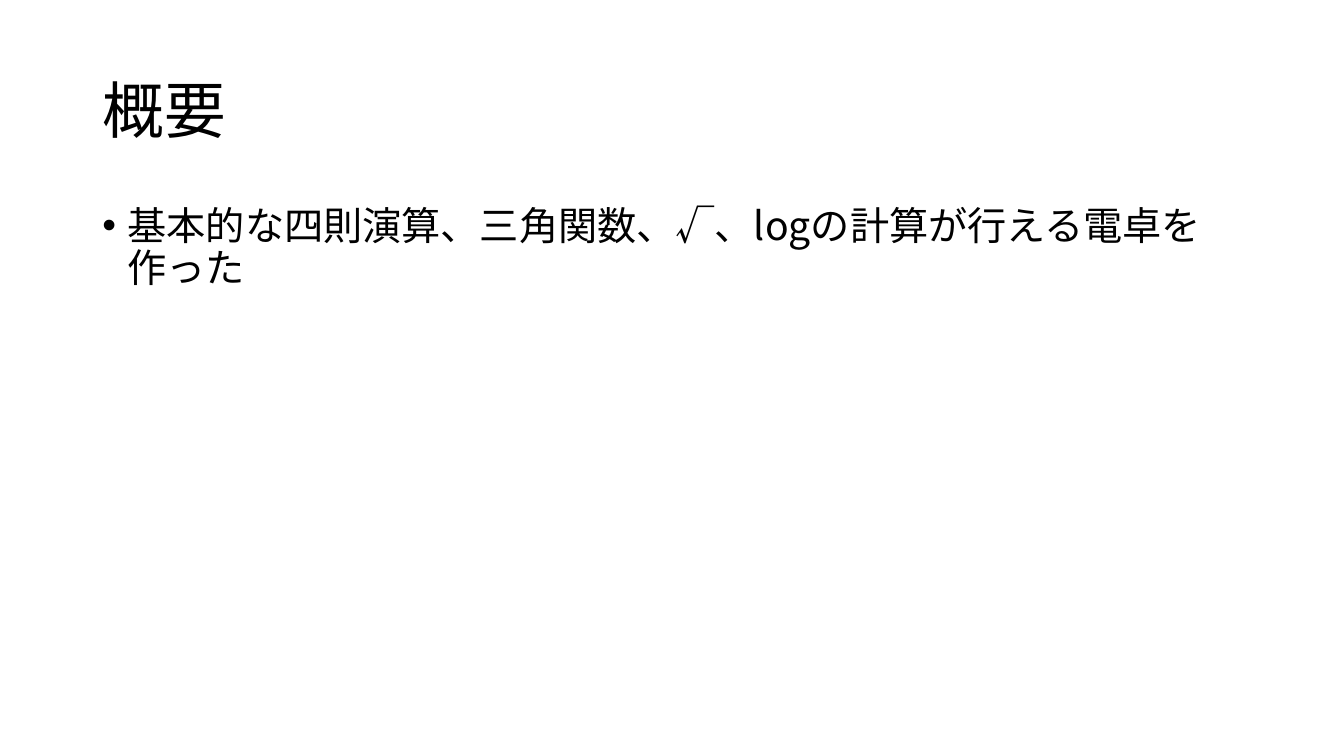
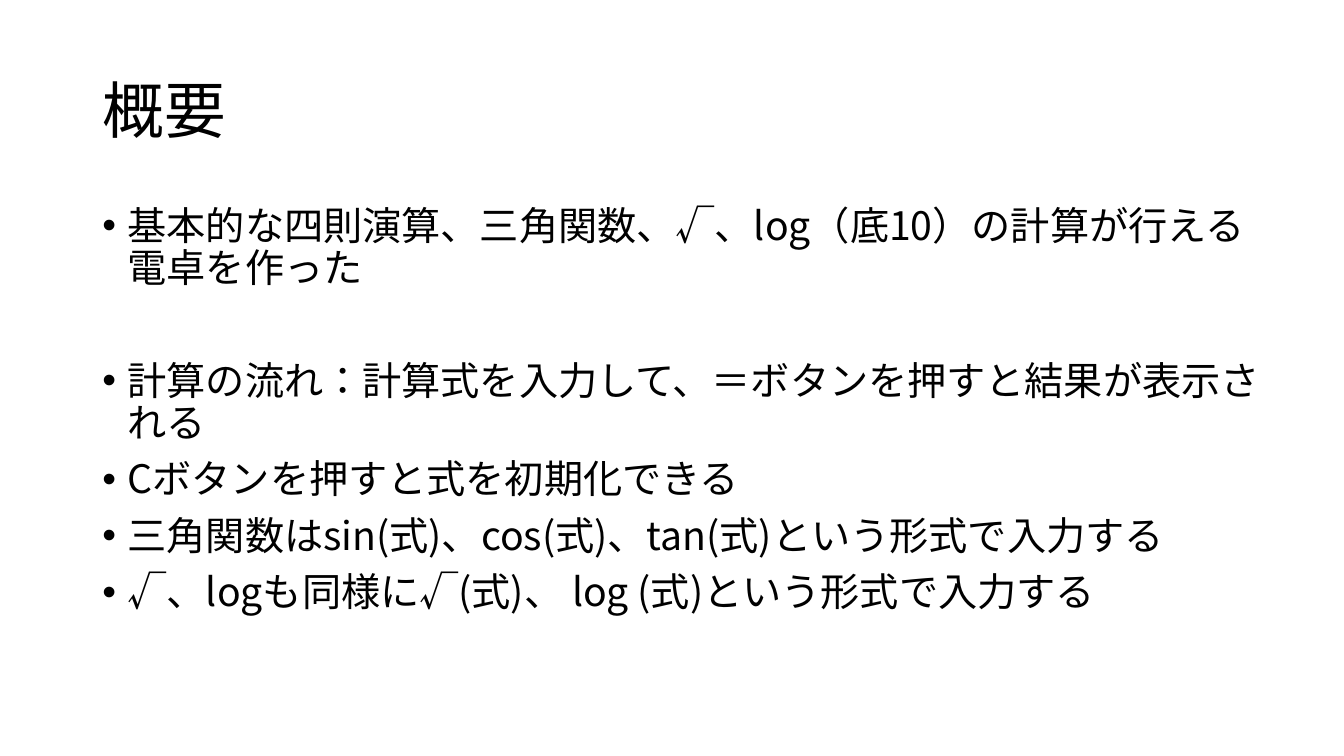
Before and after one commit to a5816029/dentaku, a slide deck: slide 2 of dentaku.pptx. Drawn at 1344x756 pixels with LibreOffice and Linux fonts; fonts in the diff are those of the drawing. Boxes give left, top, right and bottom in pixels: in the first picture for what was removed or moved away, otherwise in the second. Text is boxed around its words. In the diff, an @@ line names an element or a change of style, - is before the commit and + after.

```diff
--- a/dentaku.pptx
+++ b/dentaku.pptx
@@ text at (x1=128, y1=205, x2=1260, y2=616): text changed @@
-• 基本的な四則演算、三角関数、√、logの計算が行える電卓を作った
+• 基本的な四則演算、三角関数、√、log（底10）の計算が行える電卓を作った
+• 計算の流れ：計算式を入力して、＝ボタンを押すと結果が表示される
+• Cボタンを押すと式を初期化できる
+• 三角関数はsin(式)、cos(式)、tan(式)という形式で入力する
+• √、logも同様に√(式)、 log (式)という形式で入力する
```
Also in this commit, not shown: 4 other slides changed, 4 slides added.
